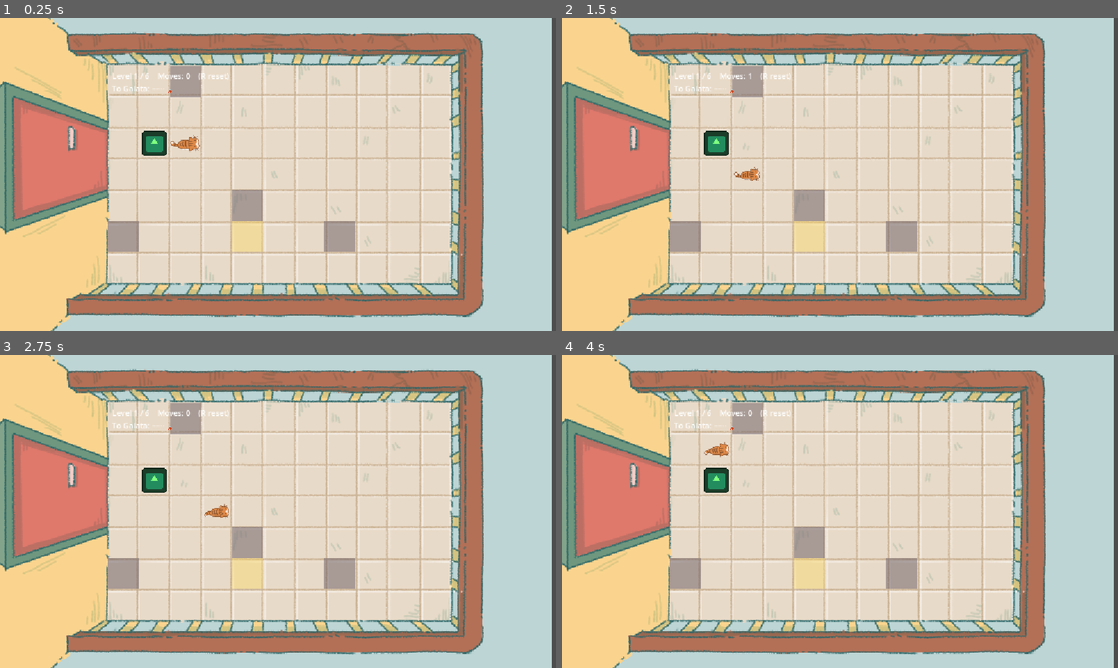
Above: before the commit, frames 1-4 (two rows, left to right).
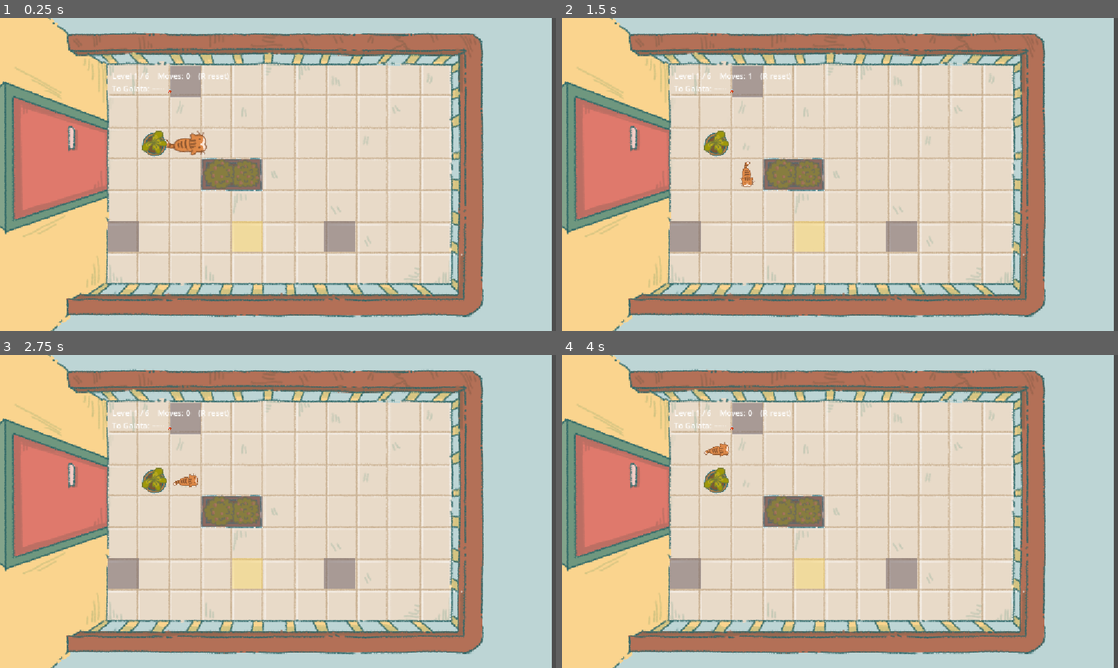
Above: after the commit, the same moments.

Repository: sigunthedeer/icg
Game: Godot game, scene res://puzzle.tscn
The game is run twice, just before and just after one commit, with the same random seed, the same clock (stepped at 60 frames per second) and the same inputs. This scene is started directly instead of the project's main scene. The engine's default icon, where the game draws it, is replaced by a stand-in: a white triangle on a blue panel in a dark square.
Inputs:
- Up to frame 1 (0.25 s): no input
- Up to frame 2 (1.5 s): tap Enter (ui_accept) at 0.5, 0.77 s; hold Right (ui_right) 0.53-1.28 s; tap R at 0.6 s; hold Down (ui_down) from 1.28 s (still down); tap M at 1.35 s
- Up to frame 3 (2.75 s): tap Enter (ui_accept) at 1.52, 2 s; release Down (ui_down) at 2.03 s; hold Right (ui_right) from 2.03 s (still down); tap R at 2.1 s
- Up to frame 4 (4 s): release Right (ui_right) at 2.78 s; hold Up (ui_up) 2.78-3.53 s; tap M at 2.85 s; tap Enter (ui_accept) at 3.02, 3.5, 3.77 s; hold Left (ui_left) from 3.53 s (still down); tap R at 3.6 s

The runs differ from the first frame. In frame 1, 2.3% of the frame differs, in the area x 25-48%, y 36-65%; in frame 2, 2.2%; in frame 3, 2.1%; in frame 4, 2.0%.

Commit message:
Real pushable plant + 2-tile plant walls

Diff:
--- a/puzzle.gd
+++ b/puzzle.gd
@@ -11,7 +11,8 @@
 # Each: where the cat starts, its pots, the goal tile, and the walls.
 const LEVELS := [
 	{ "cat": Vector2i(2,2), "pots": [Vector2i(1,2)], "goal": Vector2i(4,5),
-	  "walls": [Vector2i(0,5), Vector2i(2,0), Vector2i(4,4), Vector2i(7,5)] },
+	  "walls": [Vector2i(0,5), Vector2i(2,0), Vector2i(7,5)],
+	  "furniture": [ {"cell": Vector2i(3,3), "w": 2} ] },
 	{ "cat": Vector2i(4,3), "pots": [Vector2i(3,3)], "goal": Vector2i(6,2),
 	  "walls": [Vector2i(1,1), Vector2i(3,4), Vector2i(4,2), Vector2i(6,3), Vector2i(7,4)] },
 	{ "cat": Vector2i(3,1), "pots": [Vector2i(2,4)], "goal": Vector2i(0,0),
@@ -38,6 +39,7 @@
 var win_sfx: AudioStreamPlayer
 var fail_sfx: AudioStreamPlayer
 var _prev_cell: Vector2i
+var furniture_sprites: Array = []
 
 @onready var cat: AnimatedSprite2D = $Cat
 var pot_sprites: Array = []
@@ -80,7 +82,7 @@
 	cat_cell = data["cat"]
 	pots = data["pots"].duplicate()
 	goal = data["goal"]
-	walls = data["walls"]
+	walls = data["walls"].duplicate()      # was: walls = data["walls"]]
 	moves = 0
 	solved = false
 	modulate = Color.WHITE
@@ -90,11 +92,30 @@
 	pot_sprites.clear()
 	for j in pots.size():
 		var s := Sprite2D.new()
-		s.texture = load("res://icon.svg")     # green placeholder pot (her art later)
-		s.scale = Vector2(0.4, 0.4)
-		s.modulate = Color(0.5, 1.0, 0.5)
+		s.texture = load("res://pot.png")     # was icon.svg
+		s.scale = Vector2(0.5, 0.5)           # 108px art → ~54px, fits a cell
 		add_child(s)
 		pot_sprites.append(s)
+
+	# Furniture: immovable multi-tile plants (art + collision).
+	for s in furniture_sprites:
+		s.queue_free()
+	furniture_sprites.clear()
+	for item in data.get("furniture", []):
+		var c: Vector2i = item["cell"]
+		var wdt: int = item["w"]
+		for dx in range(wdt):                       # block every cell it covers
+			var wc := Vector2i(c.x + dx, c.y)
+			if not walls.has(wc):
+				walls.append(wc)
+		var spr := Sprite2D.new()                   # one wide image across them
+		spr.texture = load("res://plant_wall.png")
+		var target_w := wdt * CELL_SIZE
+		spr.scale = Vector2.ONE * (float(target_w) / spr.texture.get_width())
+		spr.position = _cell_to_px(c) + Vector2((wdt - 1) * CELL_SIZE * 0.5, 0)
+		spr.z_index = -1                            # above floor, below cat
+		add_child(spr)
+		furniture_sprites.append(spr)
 
 	cat.flip_h = false
 	_snap_positions()
@@ -129,8 +150,19 @@
 		_try_move(step)
 
 func _try_move(step: Vector2i) -> void:
-	if step.x > 0: cat.flip_h = false
-	elif step.x < 0: cat.flip_h = true
+	# Face the direction of movement (rotation for up/down, flip for left/right).
+	if step.x > 0:
+		cat.flip_h = false
+		cat.rotation_degrees = 0
+	elif step.x < 0:
+		cat.flip_h = true
+		cat.rotation_degrees = 0
+	elif step.y < 0:                 # up
+		cat.flip_h = false
+		cat.rotation_degrees = -90
+	elif step.y > 0:                 # down
+		cat.flip_h = false
+		cat.rotation_degrees = 90
 
 	var target := cat_cell + step
 	if _blocked(target):
--- a/puzzle.tscn
+++ b/puzzle.tscn
@@ -30,5 +30,5 @@
 script = ExtResource("1_77j1r")
 
 [node name="Cat" type="AnimatedSprite2D" parent="." unique_id=654932171]
-scale = Vector2(0.4, 0.4)
+scale = Vector2(0.6, 0.6)
 sprite_frames = SubResource("SpriteFrames_2bgme")
Binary file added: plant_wall.png
Not shown, added: plant_wall.png.import
Binary file added: pot.png
Not shown, added: pot.png.import
